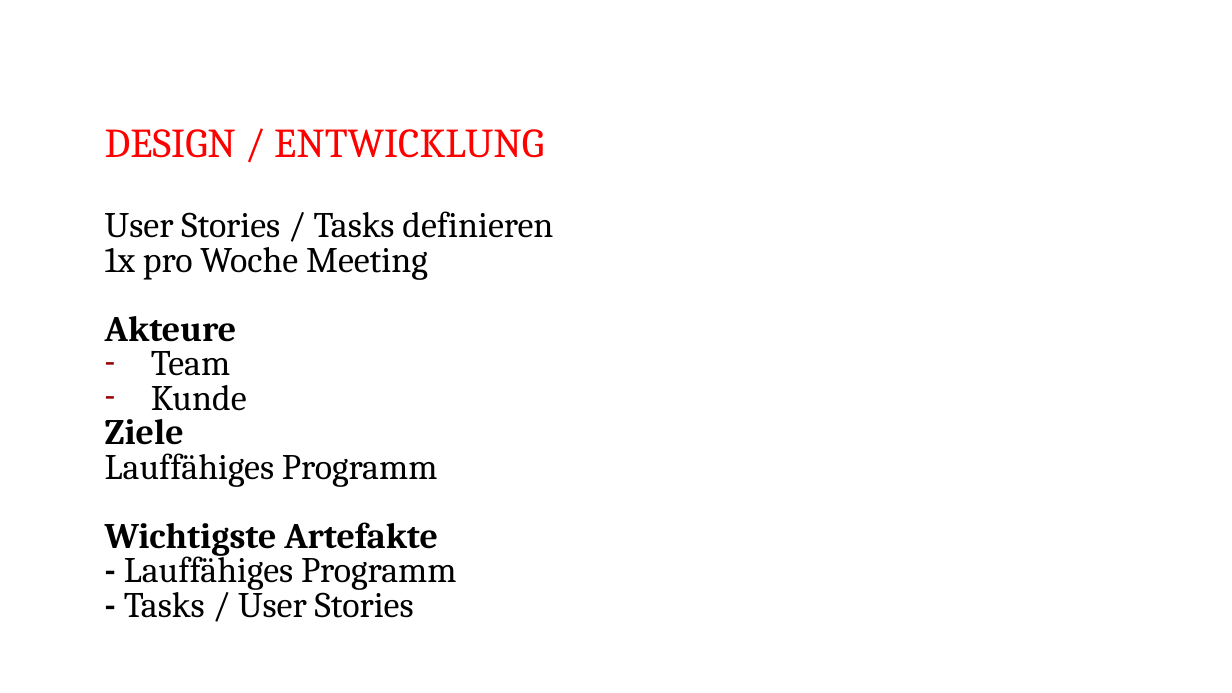
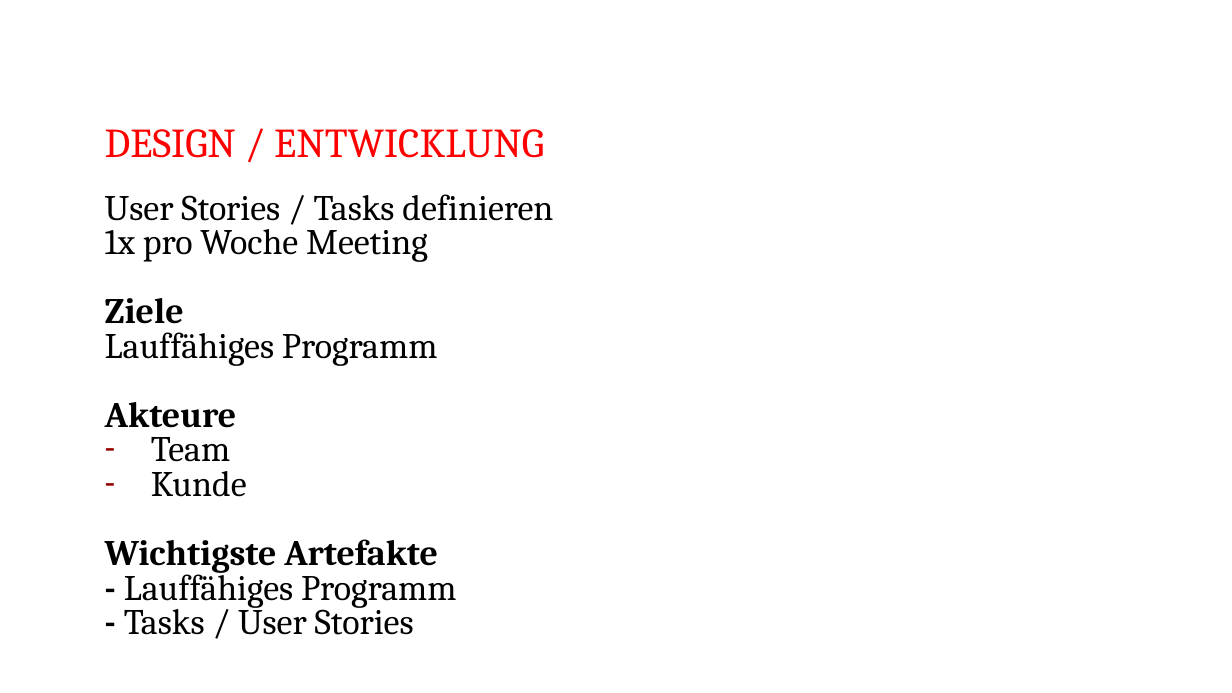
Before and after one commit to shylux/ch.bfh.bti7081.s2015.rot, a slide deck: slide 8 of doc/task02/Task 2.pptx (slide 7 before the commit). Drawn at 1232x693 pixels with LibreOffice and Linux fonts; fonts in the diff are those of the drawing. Boxes give left, top, right and bottom in pixels: in the first picture for what was removed or moved away, otherwise in the second. Text is boxed around its words. In the diff, an @@ line names an element or a change of style, - is before the commit and + after.

```diff
--- a/doc/task02/Task 2.pptx
+++ b/doc/task02/Task 2.pptx
@@ text at box(105, 298, 437, 366): paragraphs added @@
+Ziele
+Lauffähiges Programm
@@ text at box(105, 419, 437, 487): paragraphs removed @@
-Ziele
-Lauffähiges Programm
```
Also in this commit, not shown: 4 other slides changed, 1 slide added.
